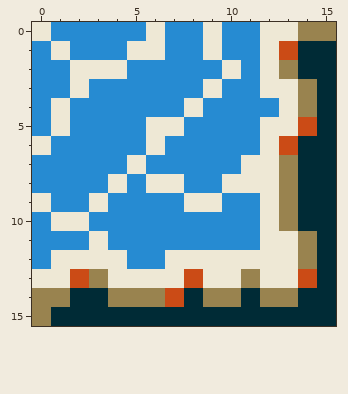
A pixel-art file gets an edit: ProjectMicro/Assets/Art/Tiles/Water_NW.aseprite. Above is the file before it was changed.
16x16 pixels, 1 frame.
And afterwards:
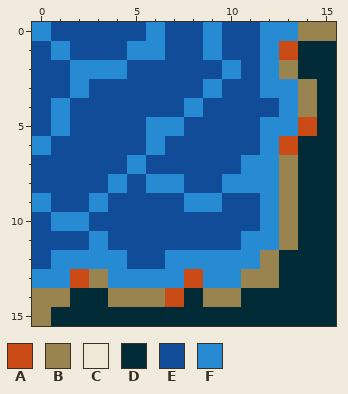
Palette (. is transparent): A #cb4b16  B #99834f  C #eee8d5  D #002b36  E #114c99  F #268bd2
From old to new:
@@ x 0..15 @@
- 0 CFFFFFCFFCFFCCBB
- 1 FCFFFCCFFCFFCADD
- 2 FFCCCFFFFFCFCBDD
- 3 FFCFFFFFFCFFCCBD
- 4 FCFFFFFFCFFFFCBD
- 5 FCFFFFCCFFFFCCAD
- 6 CFFFFFCFFFFFCADD
- 7 FFFFFCFFFFFCCBDD
- 8 FFFFCFCCFFCCCBDD
- 9 CFFCFFFFCCFFCBDD
-10 FCCFFFFFFFFFCBDD
-11 FFFCFFFFFFFFCCBD
-12 FCCCCFFCCCCCCCBD
-13 CCABCCCCACCBCCAD
-14 BBDDBBBADBBDBBDD
+ 0 FEEEEEFEEFEEFFBB
+ 1 EFEEEFFEEFEEFADD
+ 2 EEFFFEEEEEFEFBDD
+ 3 EEFEEEEEEFEEFFBD
+ 4 EFEEEEEEFEEEEFBD
+ 5 EFEEEEFFEEEEFFAD
+ 6 FEEEEEFEEEEEFADD
+ 7 EEEEEFEEEEEFFBDD
+ 8 EEEEFEFFEEFFFBDD
+ 9 FEEFEEEEFFEEFBDD
+10 EFFEEEEEEEEEFBDD
+11 EEEFEEEEEEEFFBDD
+12 EFFFFEEFFFFFBDDD
+13 FFABFFFFAFFBBDDD
+14 BBDDBBBADBBDDDDD
 15 BDDDDDDDDDDDDDDD
Changed places in both pictures, as pixel boxes (x1, y1, x2, y2):
changed: (32, 22, 317, 307)
